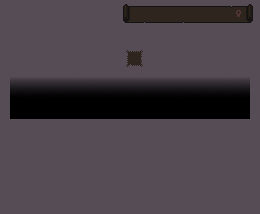
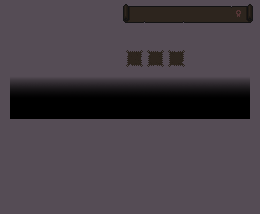
Revision of a layered 260x214 image; what changed, layer by layer:
renamed "InventoryItemSlot.png" to "InventoryItemSlot1.png", painted on it over [127, 51, 142, 66]
added layer "InventoryItemSlot3.png" above "InventoryItemSlot2.png" over [168, 50, 185, 67]
added layer "InventoryItemSlot2.png" above "Background" over [147, 50, 164, 67]
